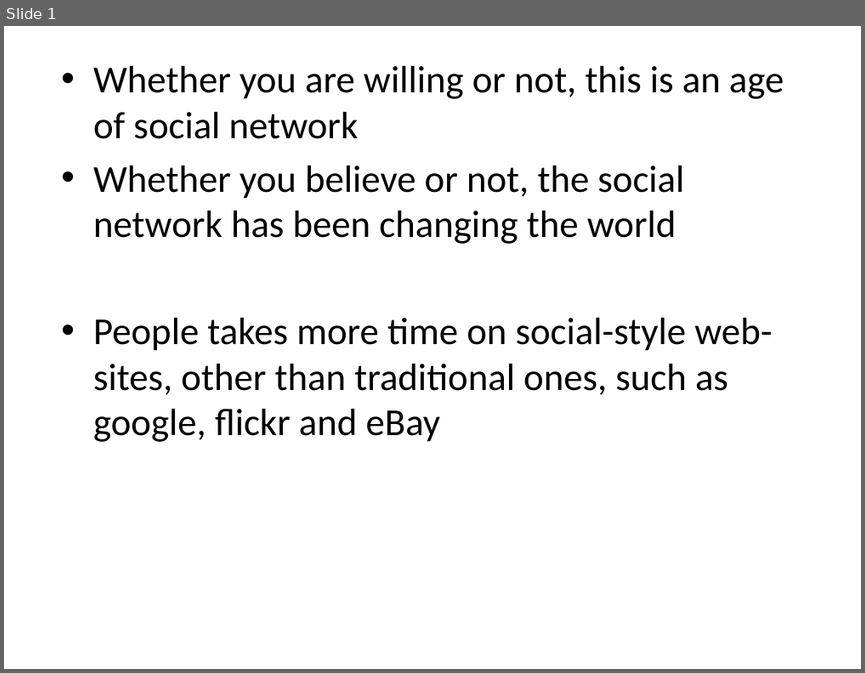
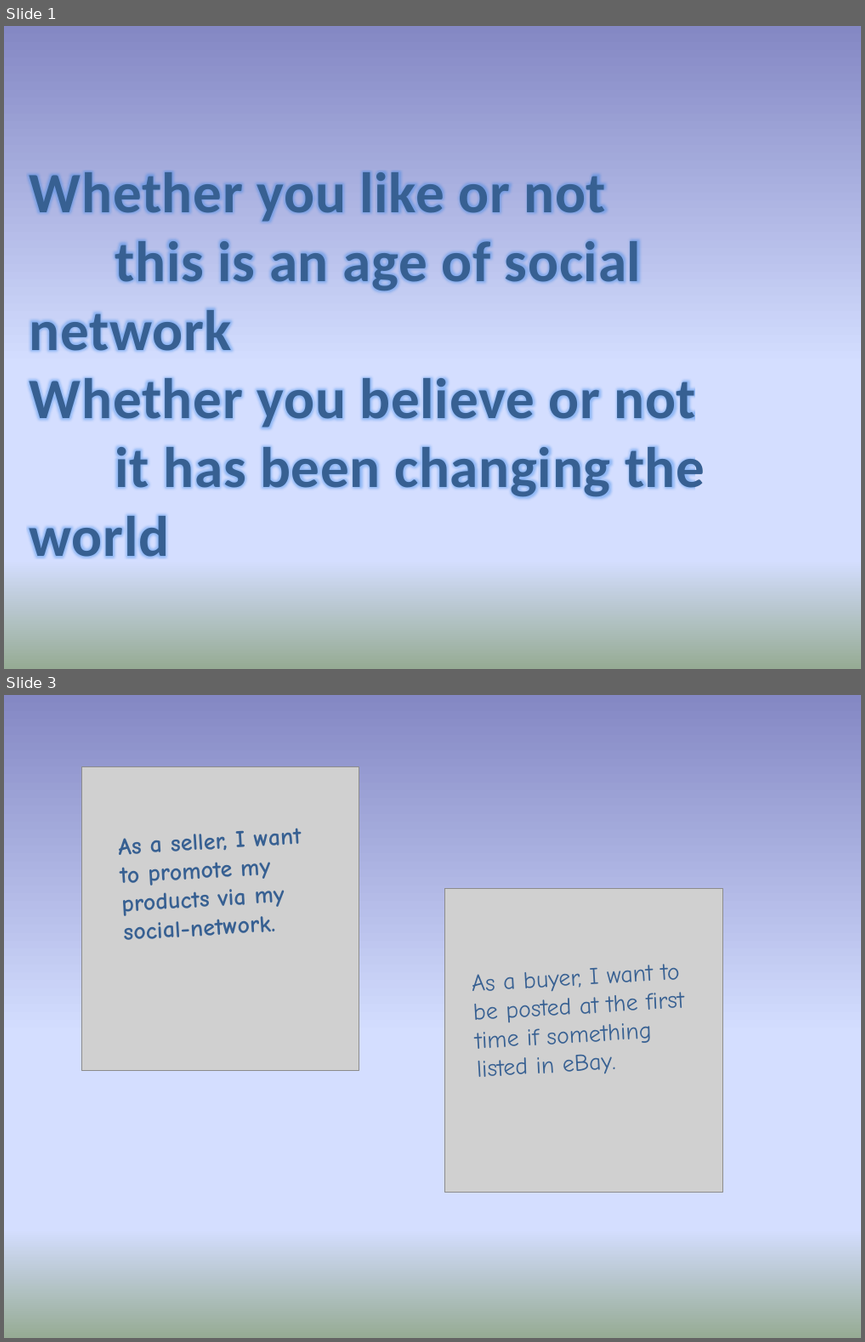
Before and after one commit to TwentySevenC/flickr2twitter, a slide deck: docs/socialHub.pptx. Shown one above the other, each under a label of ours: slide 1 before the commit, slides 1 and 3 after it; the slides between them are not shown. The pictures are 865x673 and 865x1342 pixels, drawn with LibreOffice and Linux fonts; fonts in the diff are those of the drawing; grey boxes stand for pictures. Boxes give left, top, right and bottom in pixels: in the first picture for what was removed or moved away, otherwise in the second. Text is boxed around its words. In the diff, an @@ line names an element or a change of style, - is before the commit and + after.

```diff
--- a/docs/socialHub.pptx
+++ b/docs/socialHub.pptx
@@ slide 3 added at [4, 695, 861, 1338], background gradient #8488C4 to #D4DEFF to #96AB94 @@
@@ picture added at [82, 767, 359, 1071] @@
@@ text added at [119, 828, 302, 940], 20 pt, text #376092, bold @@
+As a seller, I want to promote my products via my social-network.
@@ picture added at [445, 888, 723, 1191] @@
@@ text added at [472, 964, 680, 1077], 20 pt, text #376092 @@
+As a buyer, I want to be posted at the first time if something listed in eBay.
@@ slide 1 changed as well @@
@@ background #FFFFFF to gradient #8488C4 to #D4DEFF to #96AB94 @@
@@ text at [30, 171, 704, 557]: text changed; size 32 to 48 pt; text colour #000000 to #376092; bold on @@
-• Whether you are willing or not, this is an age of social network
-• Whether you believe or not, the social network has been changing the world
-• People takes more time on social-style web-sites, other than traditional ones, such as google, flickr and eBay
+Whether you like or not
+this is an age of social network
+Whether you believe or not
+it has been changing the world
```
Also in this commit, not shown: 1 other slide changed, 2 other slides added, 3 slides removed.
